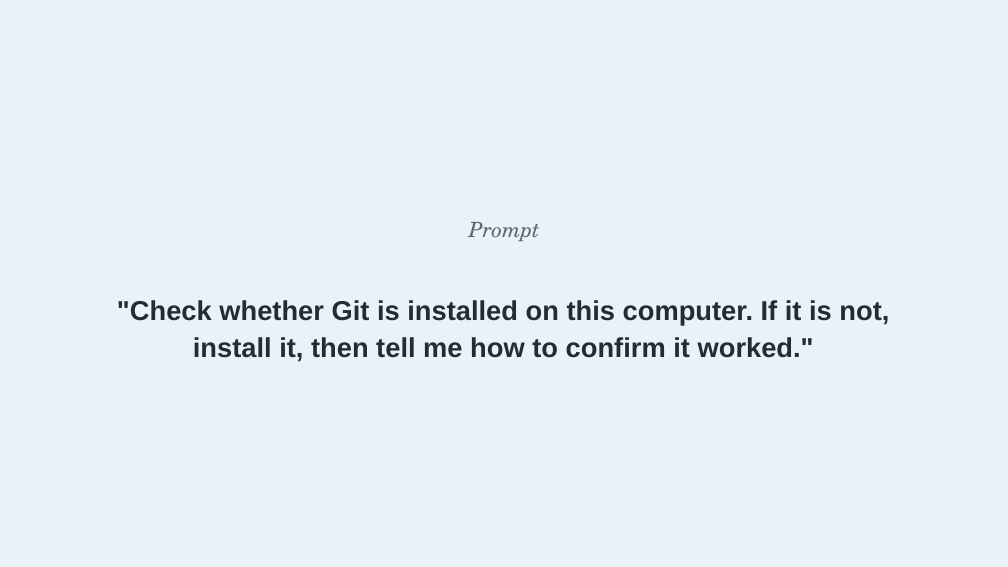
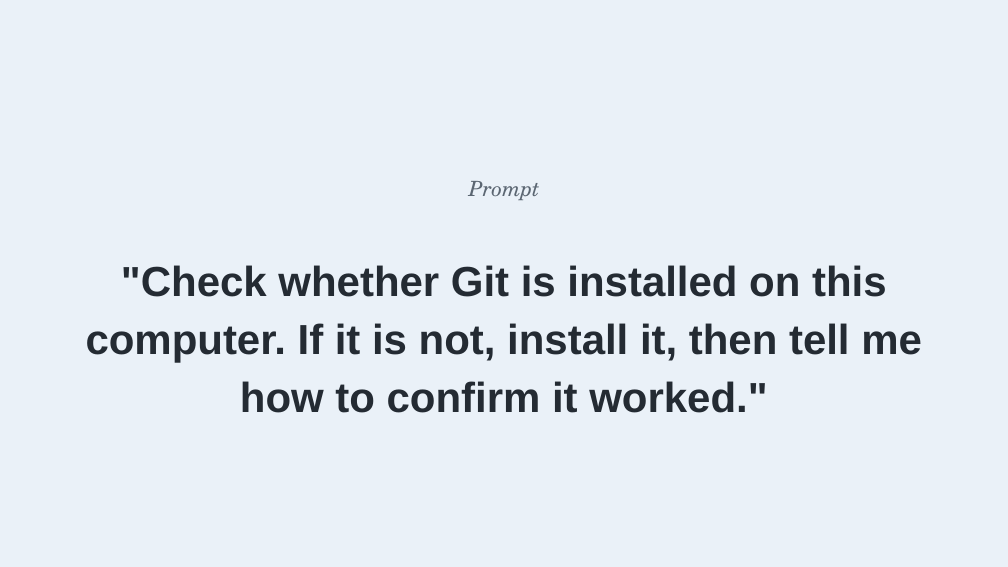
Before and after one commit to benjiesotelo-sudo/Telos_FIN1209, a slide deck: slide 10 of special-lecture/FIN1209-Special-Lecture-1-Setup.pptx. Drawn at 1008x567 pixels with LibreOffice and Linux fonts; fonts in the diff are those of the drawing. Boxes give left, top, right and bottom in pixels: in the first picture for what was removed or moved away, otherwise in the second. Text is boxed around its words. In the diff, an @@ line names an element or a change of style, - is before the commit and + after.

```diff
--- a/special-lecture/FIN1209-Special-Lecture-1-Setup.pptx
+++ b/special-lecture/FIN1209-Special-Lecture-1-Setup.pptx
@@ text "Prompt": place and size @@
-text "Prompt" at [469, 222, 540, 241]
+text "Prompt" at [469, 181, 540, 200]
@@ text ""Check whether Git is installed ...": place and size @@
-text ""Check whether Git is installed ..." at [117, 300, 889, 362]
+text ""Check whether Git is installed ..." at [86, 265, 922, 413]
@@ text ""Check whether Git is installed ..." at [86, 265, 922, 413]: size 26 to 40 pt @@
```
Also in this commit, not shown: 4 other slides changed, 5 other files.
